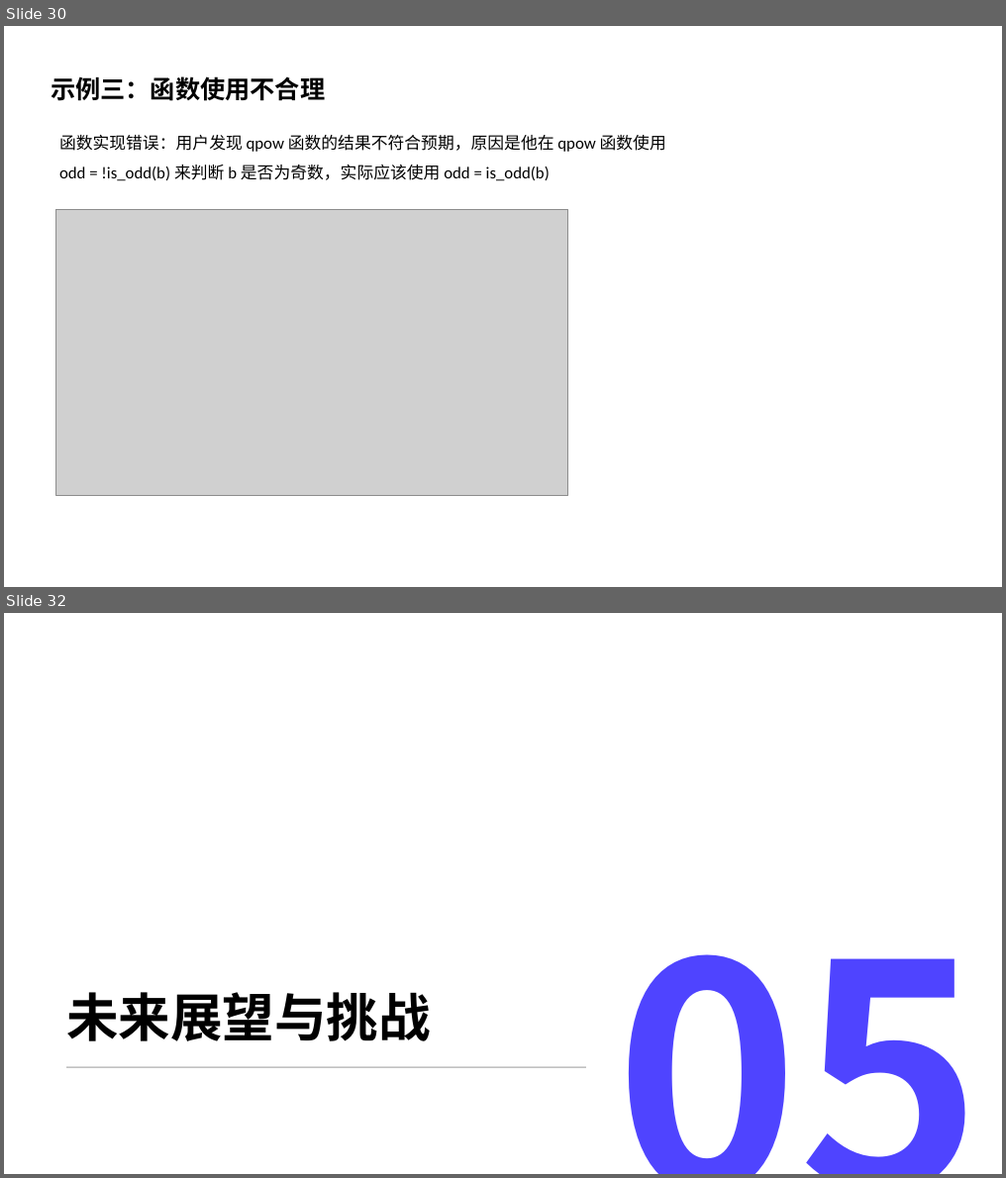
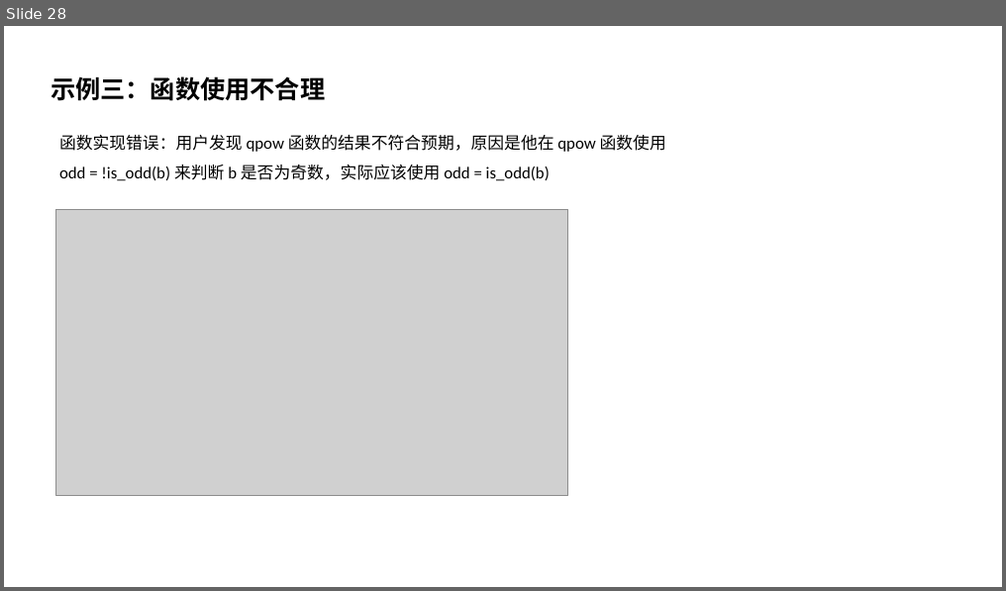
Before and after one commit to Zhenyu-Bo/Code-Assistant, a slide deck: report/LLM辅助的程序缺陷检测与修复.pptx. Shown one above the other, each under a label of ours: slides 30 and 32 before the commit, slide 28 after it; the slides between them are not shown. The pictures are 1006x1178 and 1006x591 pixels, drawn with LibreOffice and Linux fonts; fonts in the diff are those of the drawing; grey boxes stand for pictures; background and template pictures are left out. Boxes give left, top, right and bottom in pixels: in the first picture for what was removed or moved away, otherwise in the second. Text is boxed around its words. In the diff, an @@ line names an element or a change of style, - is before the commit and + after.

```diff
--- a/report/LLM辅助的程序缺陷检测与修复.pptx
+++ b/report/LLM辅助的程序缺陷检测与修复.pptx
@@ slide 32 removed at <box>4,613,1002,1174</box>, background picture (left out) @@
@@ text removed at <box>596,942,1002,1174</box> @@
-05
@@ text removed at <box>66,992,431,1042</box> @@
-未来展望与挑战
@@ rectangle removed at <box>65,1067,586,1069</box> @@
@@ what was slide 30 is now slide 28 @@
```
Also in this commit, not shown: 10 slides changed, 2 other slides removed.
